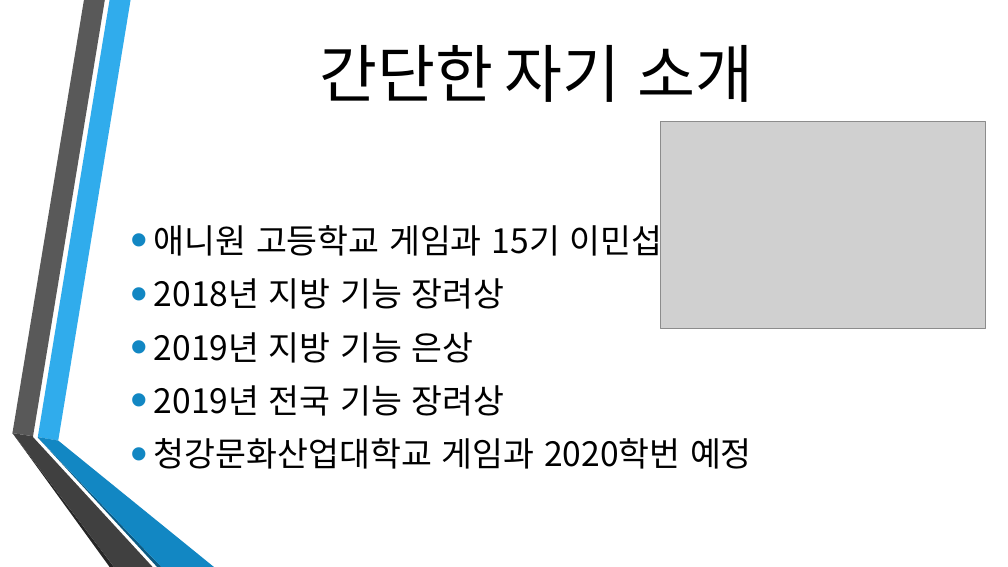
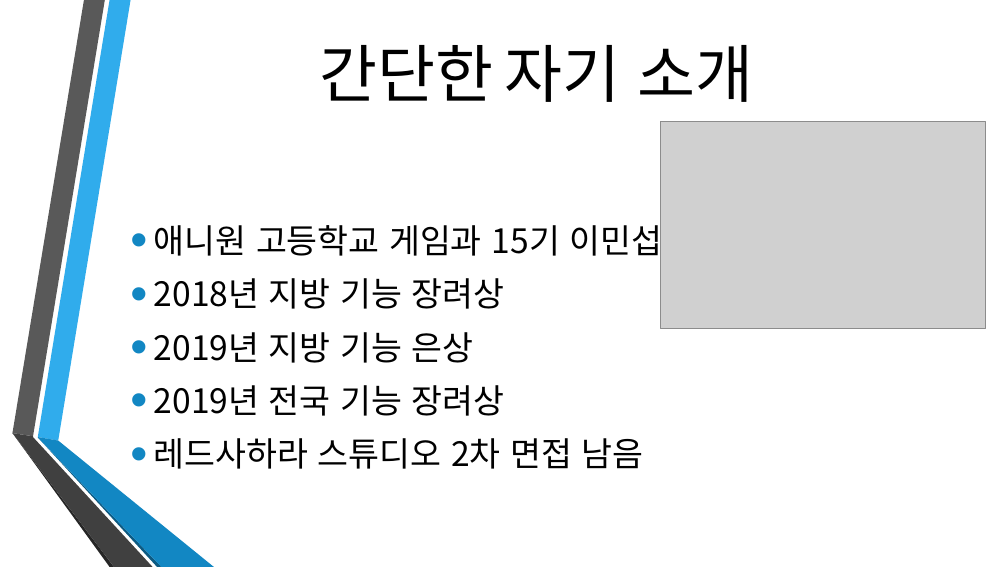
Before and after one commit to dat0613/AnioneHighSchoolPPT, a slide deck: slide 2 of 애니원 고등학교 강의 자료1.pptx (slide 4 before the commit). Drawn at 1008x567 pixels with LibreOffice and Linux fonts; fonts in the diff are those of the drawing; grey boxes stand for pictures; background and template pictures are left out. Boxes give left, top, right and bottom in pixels: in the first picture for what was removed or moved away, otherwise in the second. Text is boxed around its words. In the diff, an @@ line names an element or a change of style, - is before the commit and + after.

```diff
--- a/애니원 고등학교 강의 자료1.pptx
+++ b/애니원 고등학교 강의 자료1.pptx
@@ text at (x1=154, y1=438, x2=644, y2=469): text changed @@
-• 청강문화산업대학교 게임과 2020학번 예정
+• 레드사하라 스튜디오 2차 면접 남음
```
Also in this commit, not shown: 2 other slides changed, 4 slides added, 5 slides removed, 1 other file.
